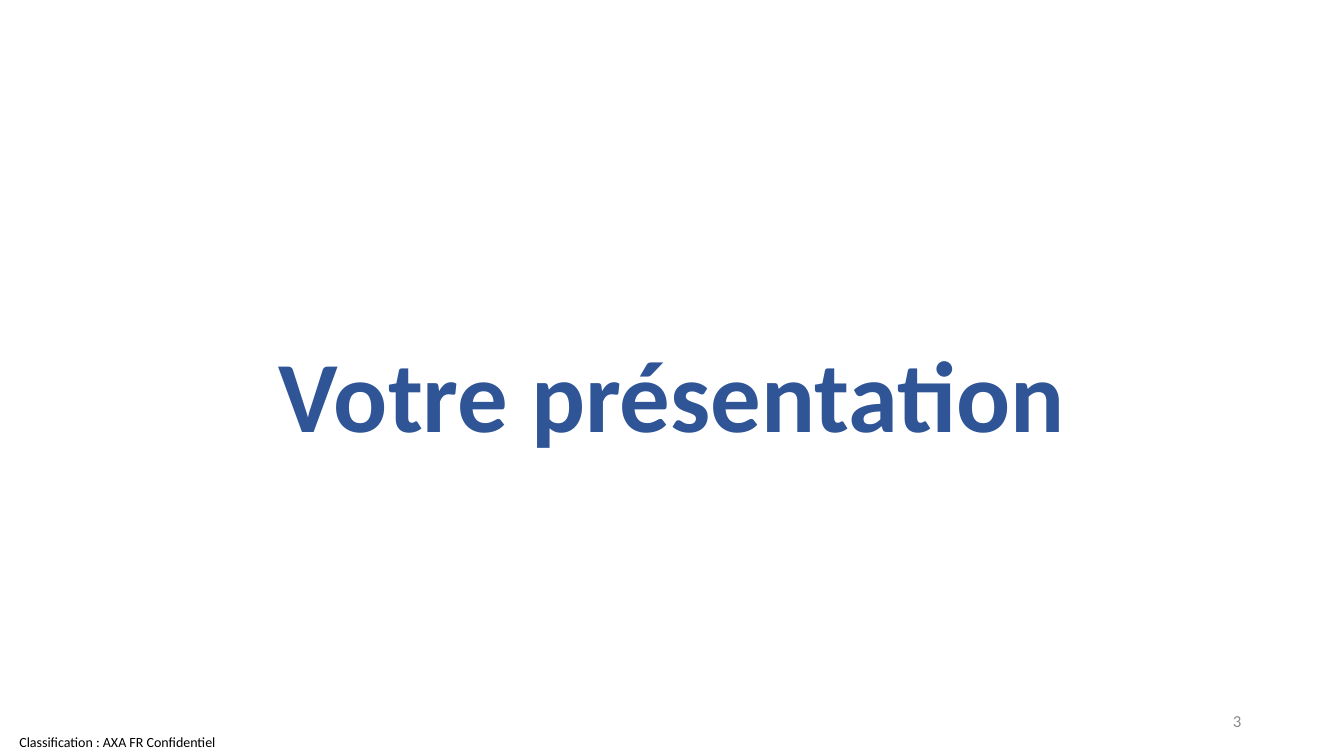
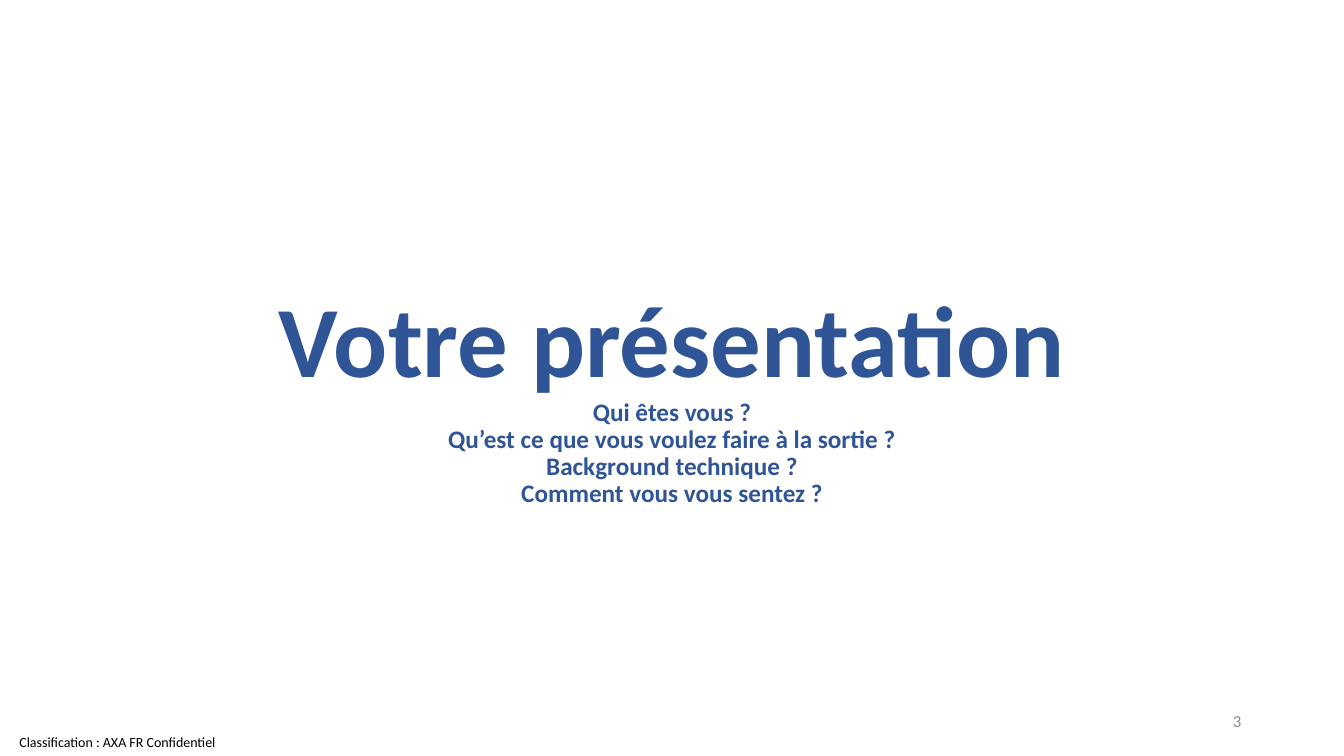
Before and after one commit to guillaume-chervet/course.rest, a slide deck: slide 3 of documentations/1 - SOAP.pptx. Drawn at 1344x756 pixels with LibreOffice and Linux fonts; fonts in the diff are those of the drawing. Boxes give left, top, right and bottom in pixels: in the first picture for what was removed or moved away, otherwise in the second. Text is boxed around its words. In the diff, an @@ line names an element or a change of style, - is before the commit and + after.

```diff
--- a/documentations/1 - SOAP.pptx
+++ b/documentations/1 - SOAP.pptx
@@ title at <box>279,306,1064,502</box>: text changed; size 72 to 18 pt @@
-Votre présentation
+Votre présentation
+Qui êtes vous ?
+Qu’est ce que vous voulez faire à la sortie ?
+Background technique ?
+Comment vous vous sentez ?
```
Also in this commit, not shown: 1 other slide changed, 6 other files.
